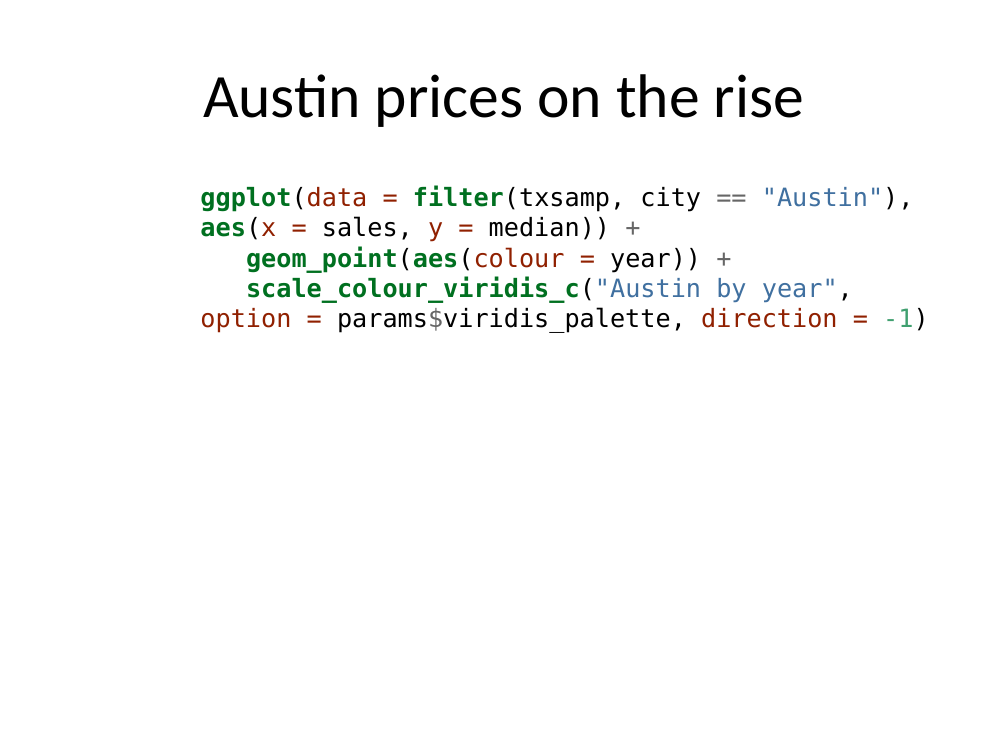
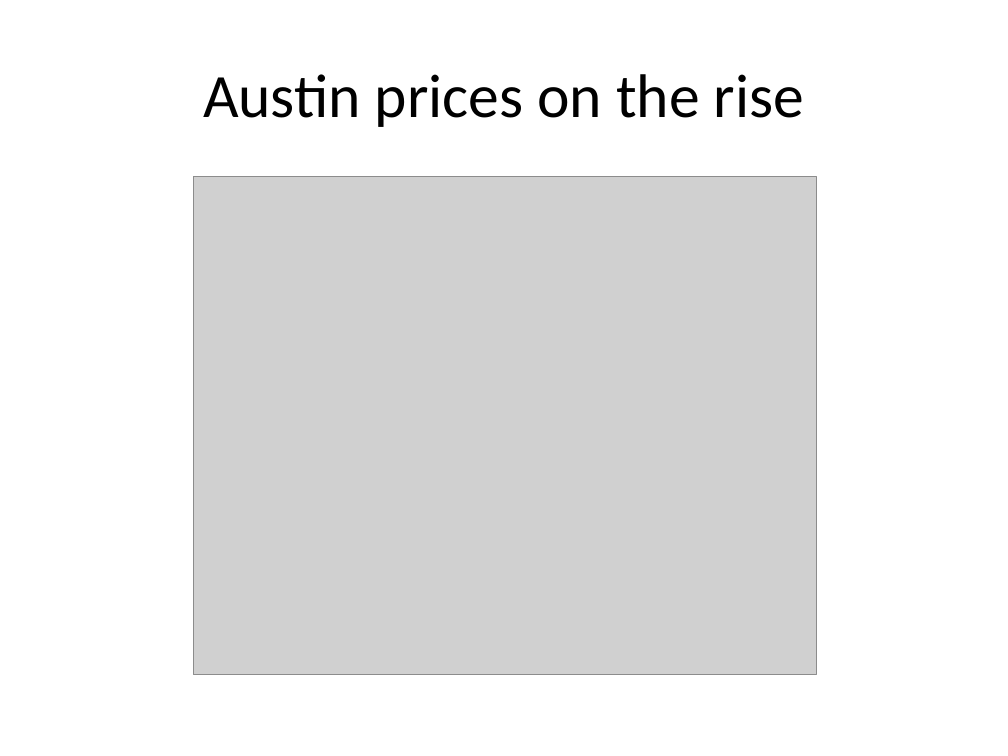
Before and after one commit to apreshill/rmd-render-factory, a slide deck: slide 4 of docs/gallery/outputs/slides/powerpoint_presentation.pptx (slide 5 before the commit). Drawn at 1008x756 pixels with LibreOffice and Linux fonts; fonts in the diff are those of the drawing; grey boxes stand for pictures. Boxes give left, top, right and bottom in pixels: in the first picture for what was removed or moved away, otherwise in the second. Text is boxed around its words. In the diff, an @@ line names an element or a change of style, - is before the commit and + after.

Commit message:
update knitr code chunk options

```diff
--- a/docs/gallery/outputs/slides/powerpoint_presentation.pptx
+++ b/docs/gallery/outputs/slides/powerpoint_presentation.pptx
@@ picture added at [194,176,816,674] @@
@@ text removed at [200,185,929,333] @@
-ggplot(data = filter(txsamp, city == "Austin"), aes(x = sales, y = median)) +
-geom_point(aes(colour = year)) +
-scale_colour_viridis_c("Austin by year", option = params$viridis_palette, direction = -1)
```
Also in this commit, not shown: 3 other slides changed, 1 slide added, 4 slides removed, 49 other files.
